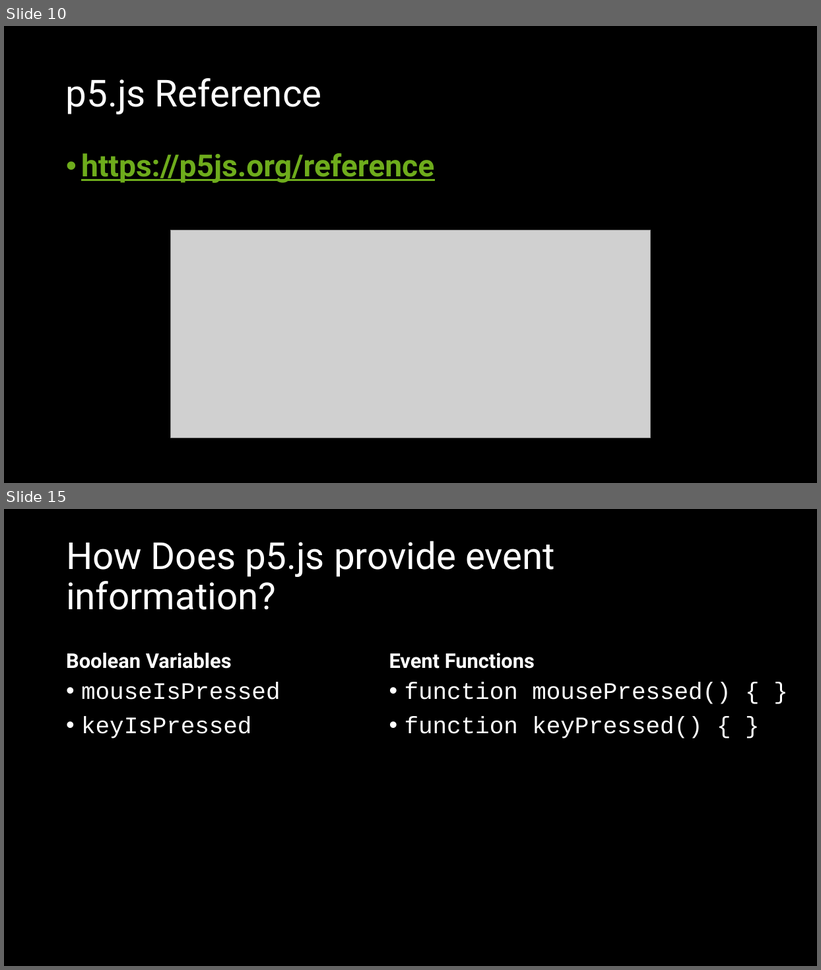
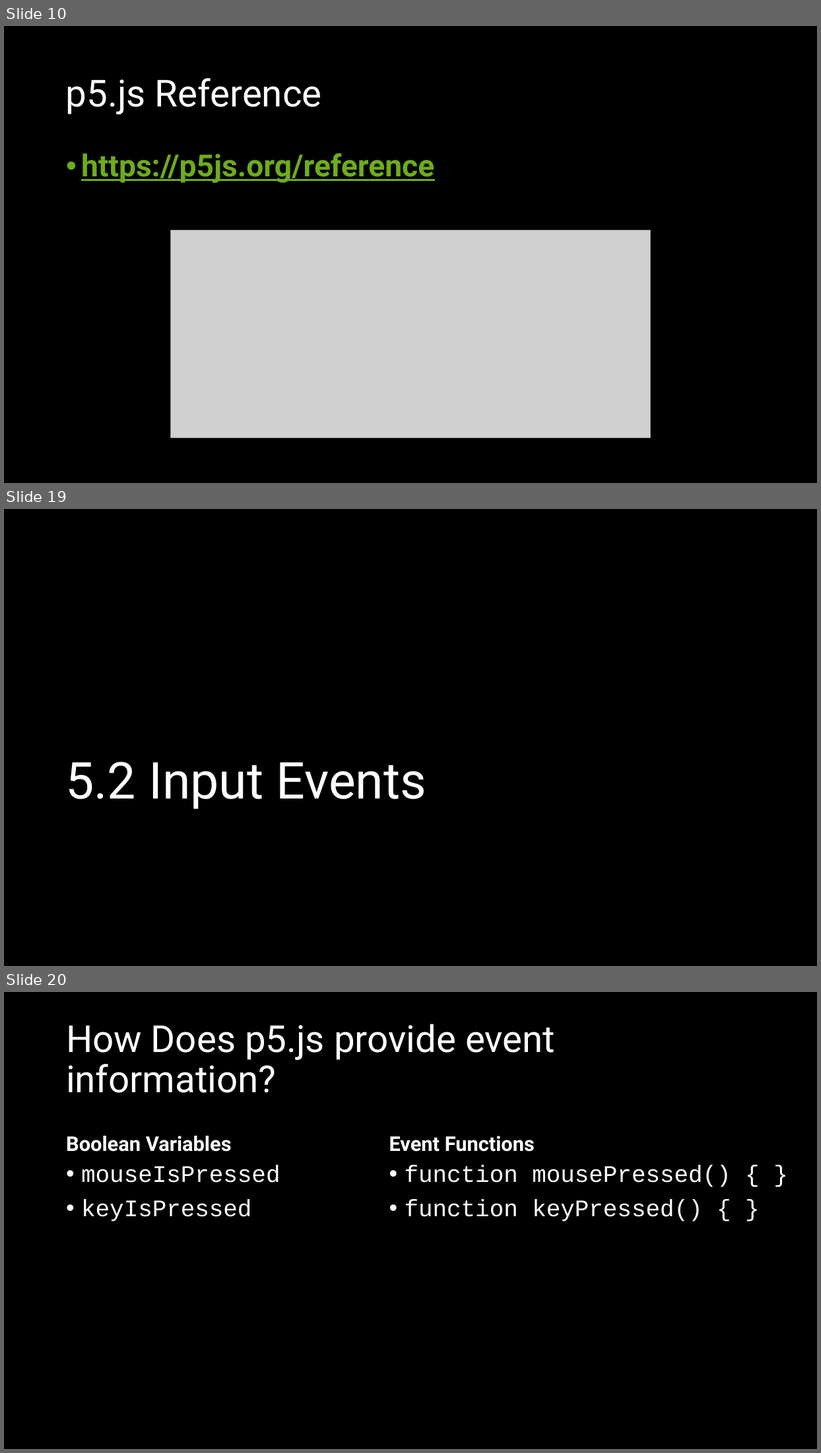
Before and after one commit to crhallberg/IMM120, a slide deck: Presentations/Sept 11 - Class 2.pptx. Shown one above the other, each under a label of ours: slides 10 and 15 before the commit, slides 10, 19 and 20 after it; the slides between them are not shown. The pictures are 821x970 and 821x1453 pixels, drawn with LibreOffice and Linux fonts; fonts in the diff are those of the drawing; grey boxes stand for pictures. Boxes give left, top, right and bottom in pixels: in the first picture for what was removed or moved away, otherwise in the second. Text is boxed around its words. In the diff, an @@ line names an element or a change of style, - is before the commit and + after.

```diff
--- a/Presentations/Sept 11 - Class 2.pptx
+++ b/Presentations/Sept 11 - Class 2.pptx
@@ slide 19 added at <box>4,509,817,966</box>, background #000000 @@
@@ title added at <box>65,762,427,809</box>, 60 pt, text #FFFFFF @@
+5.2 Input Events
@@ what was slide 15 is now slide 20 @@
```
Also in this commit, not shown: 2 slides changed, 13 other slides added, 3 slides removed, 3 other files.
